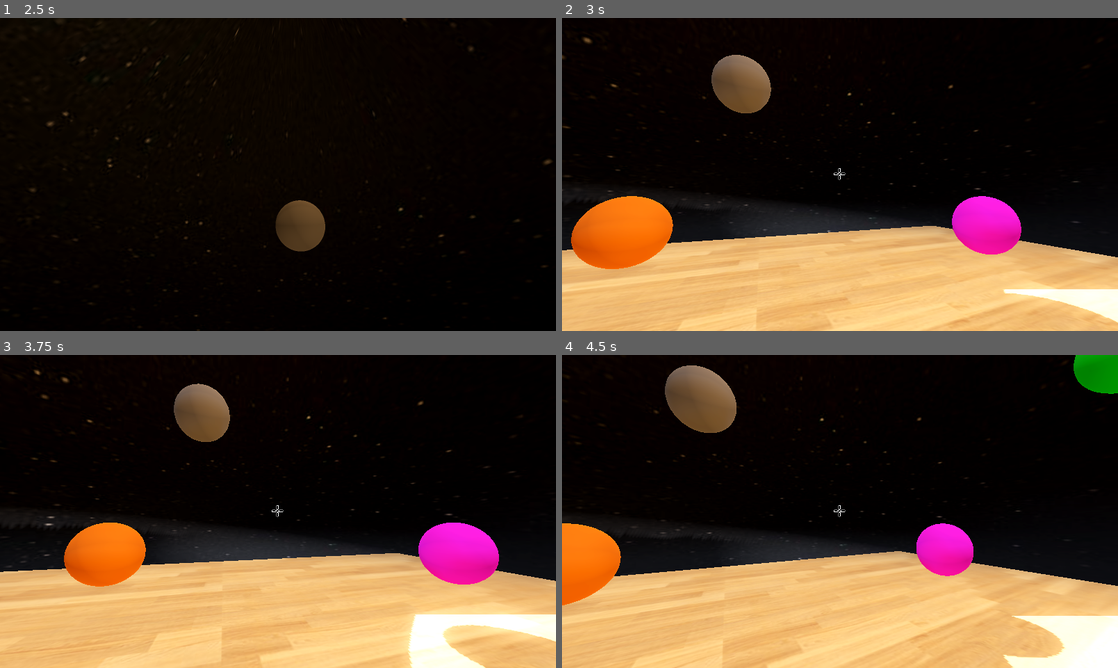
Above: before the commit, frames 1-4 (two rows, left to right).
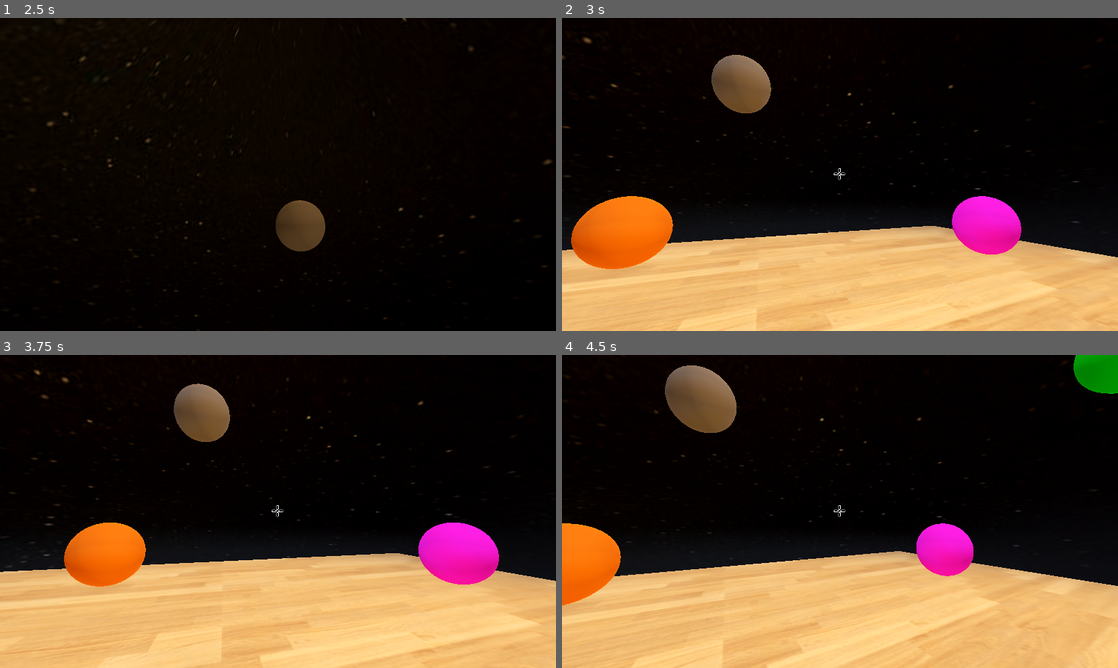
Above: after the commit, the same moments.

Repository: Aishgadol/Molecule1
Game: Godot game, scene res://start_menu.tscn
Two runs of this game, one before a commit and one after it. Both use one fixed random seed, a clock stepped at 60 frames per second and the inputs below. The engine's default icon, where the game draws it, is replaced by a stand-in: a white triangle on a blue panel in a dark square. Sound files missing from this copy of the repository are replaced by a short silence.
Inputs (mouse positions are in pixels of both pictures, inside the frame that each line leads up to):
- Up to frame 1 (2.5 s): click "Start" at 0.5 s; move the mouse to (400, 158) at 1.27 s; click (400, 158) at 1.42 s; move the mouse to (166, 190) at 2.02 s; click (166, 190) at 2.17 s
- Up to frame 2 (3 s): move the mouse to (851, 168) at 2.77 s; click (851, 168) at 2.92 s
- Up to frame 3 (3.75 s): tap Enter at 3.5 s; move the mouse to (272, 517) at 3.52 s; click (272, 517) at 3.67 s
- Up to frame 4 (4.5 s): tap Space at 4.25 s; move the mouse to (878, 514) at 4.27 s; click (878, 514) at 4.42 s

Frame 1 is identical in both runs. In frame 2, 1.5% of the frame differs, in the area x 0-100%, y 54-98%; in frame 3, 3.6%, in the area x 6-100%, y 51-100%; in frame 4, 2.6%.

Commit message:
fixed grabbing!

Diff:
--- a/Camera.gd
+++ b/Camera.gd
@@ -19,37 +19,25 @@
 
 
 func _process(delta):
-	if Input.is_mouse_button_pressed(MOUSE_BUTTON_LEFT):
+
+
+	if Input.is_mouse_button_pressed(MOUSE_BUTTON_LEFT) and !is_paused :
+		var collider=ray_cast.get_collider()
 		if grabbed_object==null:
 			#try to grab obj
-			var collider=ray_cast.get_collider()
-			if collider!=null:
-				print("colider not null")
+			if collider:
+				print("colider not null,holding: ",collider.name," , distance: ",global_transform.origin.distance_to(collider.global_transform.origin))
 				if collider.is_in_group("grabbable"):
 					grabbed_object=collider
 					grab_distance=(grabbed_object.global_transform.origin-global_transform.origin).length()
 					var target_pos=global_transform.origin+global_transform.basis.z*-1*grab_distance
 					grabbed_object.global_transform.origin=target_pos
+
 		if grabbed_object!=null:
 			grab_distance=(grabbed_object.global_transform.origin-global_transform.origin).length()
 			var target_pos=global_transform.origin+global_transform.basis.z*-1*grab_distance
 			grabbed_object.global_transform.origin=target_pos
-			'''
-			ray_cast.force_raycast_update()
-			if ray_cast.is_colliding():
-				print("COLLISION DETECED")
-				var collider=ray_cast.get_collider()
-				if collider.is_in_group("grabbable"):
-					grabbed_object=collider
-					print("IM GRABBING AN OBJECT")
-					#find and store distance to keep object in same disance
-					#will change this later to move obj closer/further using mouse scroll
-					grab_distance=(grabbed_object.global_transform.origin-global_transform.origin).length()
-
-		if grabbed_object:
-			#move the object in front of camera
-			var target_pos=global_transform.origin+global_transform.basis.z*grab_distance
-			grabbed_object.global_transform.origin=target_pos'''
+	#body is no longer held (LMB unheld)
 	else:
 		if grabbed_object:
 			#release obj if button isnt pressed
--- a/player.tscn
+++ b/player.tscn
@@ -1,23 +1,8 @@
-[gd_scene load_steps=16 format=3 uid="uid://uoq5r2lvraly"]
+[gd_scene load_steps=12 format=3 uid="uid://uoq5r2lvraly"]
 
 [ext_resource type="Script" path="res://Camera.gd" id="1_mowmv"]
 [ext_resource type="Texture2D" uid="uid://b4ldce00l8c0i" path="res://icon.svg" id="2_rdcmx"]
 [ext_resource type="Texture2D" uid="uid://c0731ueo82ryt" path="res://crosshair.png" id="3_bfmlq"]
-
-[sub_resource type="ProceduralSkyMaterial" id="ProceduralSkyMaterial_a7ooc"]
-sky_horizon_color = Color(0.64625, 0.65575, 0.67075, 1)
-ground_horizon_color = Color(0.64625, 0.65575, 0.67075, 1)
-
-[sub_resource type="Sky" id="Sky_gu2qy"]
-sky_material = SubResource("ProceduralSkyMaterial_a7ooc")
-
-[sub_resource type="Environment" id="Environment_74jn8"]
-background_mode = 2
-sky = SubResource("Sky_gu2qy")
-tonemap_mode = 2
-glow_enabled = true
-
-[sub_resource type="SphereShape3D" id="SphereShape3D_x5bcd"]
 
 [sub_resource type="StandardMaterial3D" id="StandardMaterial3D_hhlla"]
 albedo_texture = ExtResource("2_rdcmx")
@@ -50,23 +35,12 @@
 
 [node name="Player" type="CharacterBody3D"]
 
-[node name="WorldEnvironment" type="WorldEnvironment" parent="."]
-environment = SubResource("Environment_74jn8")
-
-[node name="DirectionalLight3D" type="DirectionalLight3D" parent="."]
-transform = Transform3D(-0.866023, -0.433016, 0.250001, 0, 0.499998, 0.866027, -0.500003, 0.749999, -0.43301, 0, 0, 0)
-shadow_enabled = true
-
-[node name="CollisionShape3D" type="CollisionShape3D" parent="."]
-transform = Transform3D(1, 0, 2.98023e-08, 0, 1, 0, -2.98023e-08, 0, 1, 0, 0, 0.880827)
-shape = SubResource("SphereShape3D_x5bcd")
-
 [node name="PlayerCamera" type="Camera3D" parent="."]
 transform = Transform3D(1, 0, 0, 0, 1, 0, 0, 0, 9.12287, 0, 0, 0)
 script = ExtResource("1_mowmv")
 
 [node name="Head" type="MeshInstance3D" parent="PlayerCamera"]
-transform = Transform3D(3, 0, 1.78814e-07, 0, 3, 0, -1.78814e-07, 0, 3, 0, 0, 0.880827)
+transform = Transform3D(3, 0, 1.78814e-07, 0, 3, 0, -1.78814e-07, 0, 3, 0, 0, 1.70257)
 mesh = SubResource("SphereMesh_k15b5")
 skeleton = NodePath("../..")
 
@@ -87,8 +61,8 @@
 transform = Transform3D(1, 0, 0, 0, 1, 0, 0, 0, 1, -0.0246025, 7.45058e-09, -0.0671583)
 mesh = SubResource("SphereMesh_2yf5l")
 
-[node name="MeshInstance3D3" type="MeshInstance3D" parent="PlayerCamera/Head"]
-transform = Transform3D(1, 0, 0, 0, -4.37114e-08, -1, 0, 1, -4.37114e-08, 0, 0, -0.328137)
+[node name="NOSE" type="MeshInstance3D" parent="PlayerCamera/Head"]
+transform = Transform3D(1, 7.10543e-15, 0, 0, -4.37114e-08, -1, -7.10543e-15, 1, -4.37114e-08, -9.29062e-09, 0, -0.172266)
 layers = 7
 mesh = SubResource("CapsuleMesh_dr8x8")
 
